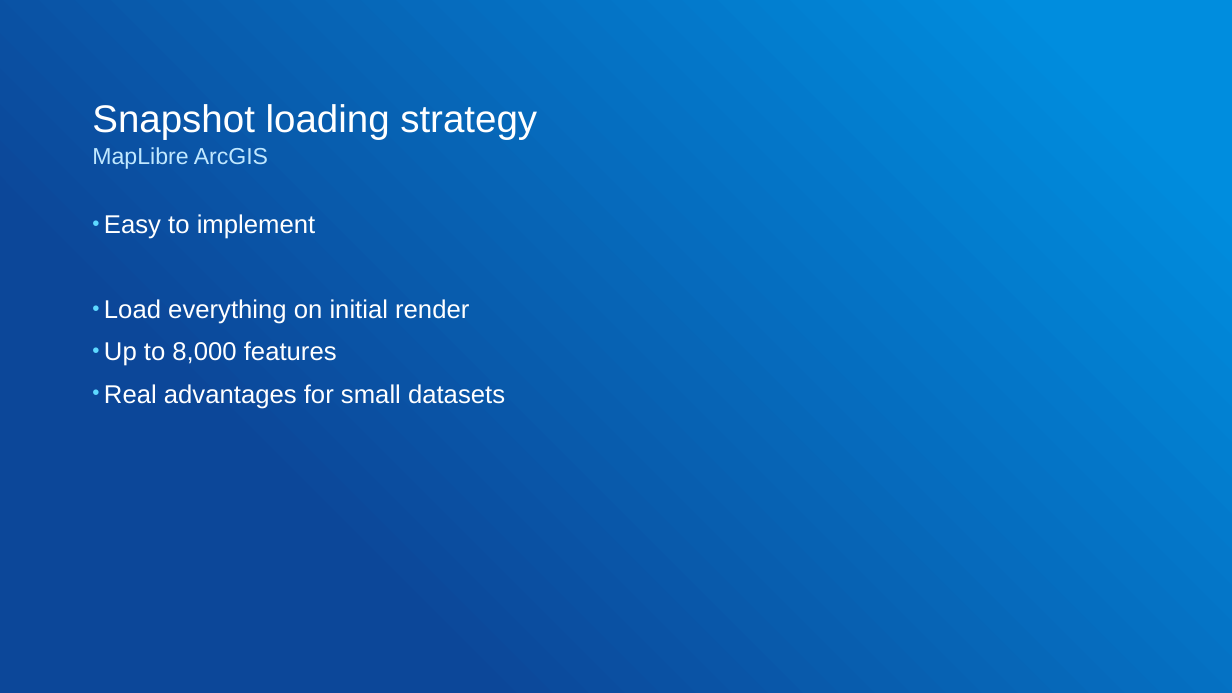
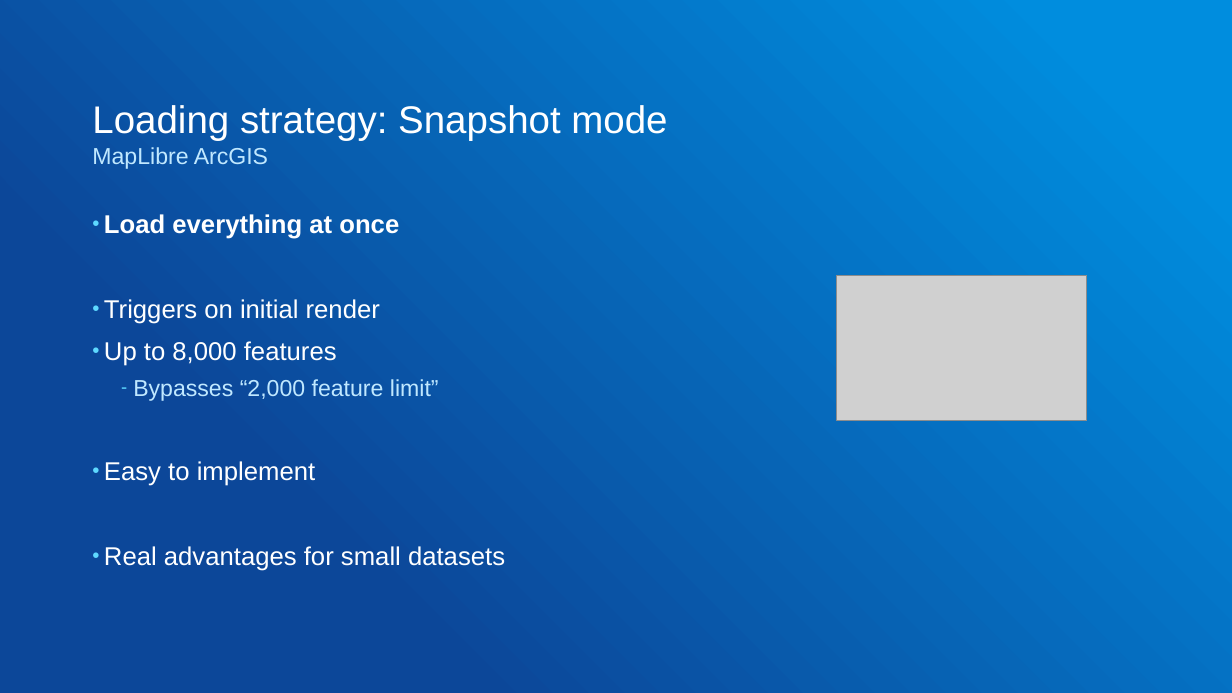
Before and after one commit to gowin20/foss4g-2026-maplibregl-data-visualization, a slide deck: slide 23 of foss4g-optimized-maplibre-queries.pptx (slide 19 before the commit). Drawn at 1232x693 pixels with LibreOffice and Linux fonts; fonts in the diff are those of the drawing; grey boxes stand for pictures. Boxes give left, top, right and bottom in pixels: in the first picture for what was removed or moved away, otherwise in the second. Text is boxed around its words. In the diff, an @@ line names an element or a change of style, - is before the commit and + after.

```diff
--- a/foss4g-optimized-maplibre-queries.pptx
+++ b/foss4g-optimized-maplibre-queries.pptx
@@ title at [92, 105, 667, 141]: text changed @@
-Snapshot loading strategy
+Loading strategy: Snapshot mode
@@ text at [104, 214, 439, 401]: paragraphs added @@
+• Load everything at once
+• Triggers on initial render
+• Up to 8,000 features
+  – Bypasses “2,000 feature limit”
@@ text at [104, 299, 469, 366]: paragraphs removed @@
-• Load everything on initial render
-• Up to 8,000 features
@@ picture added at [836, 275, 1087, 421] @@
```
Also in this commit, not shown: 12 other slides changed, 10 slides added, 4 slides removed, 1 other file.
